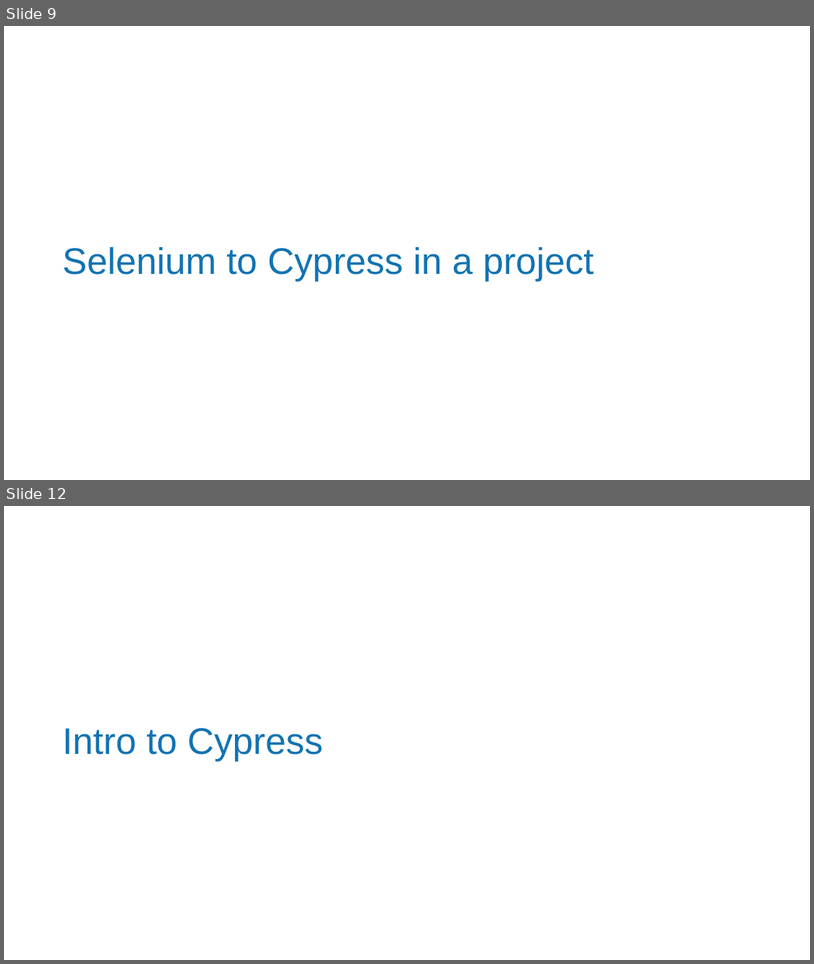
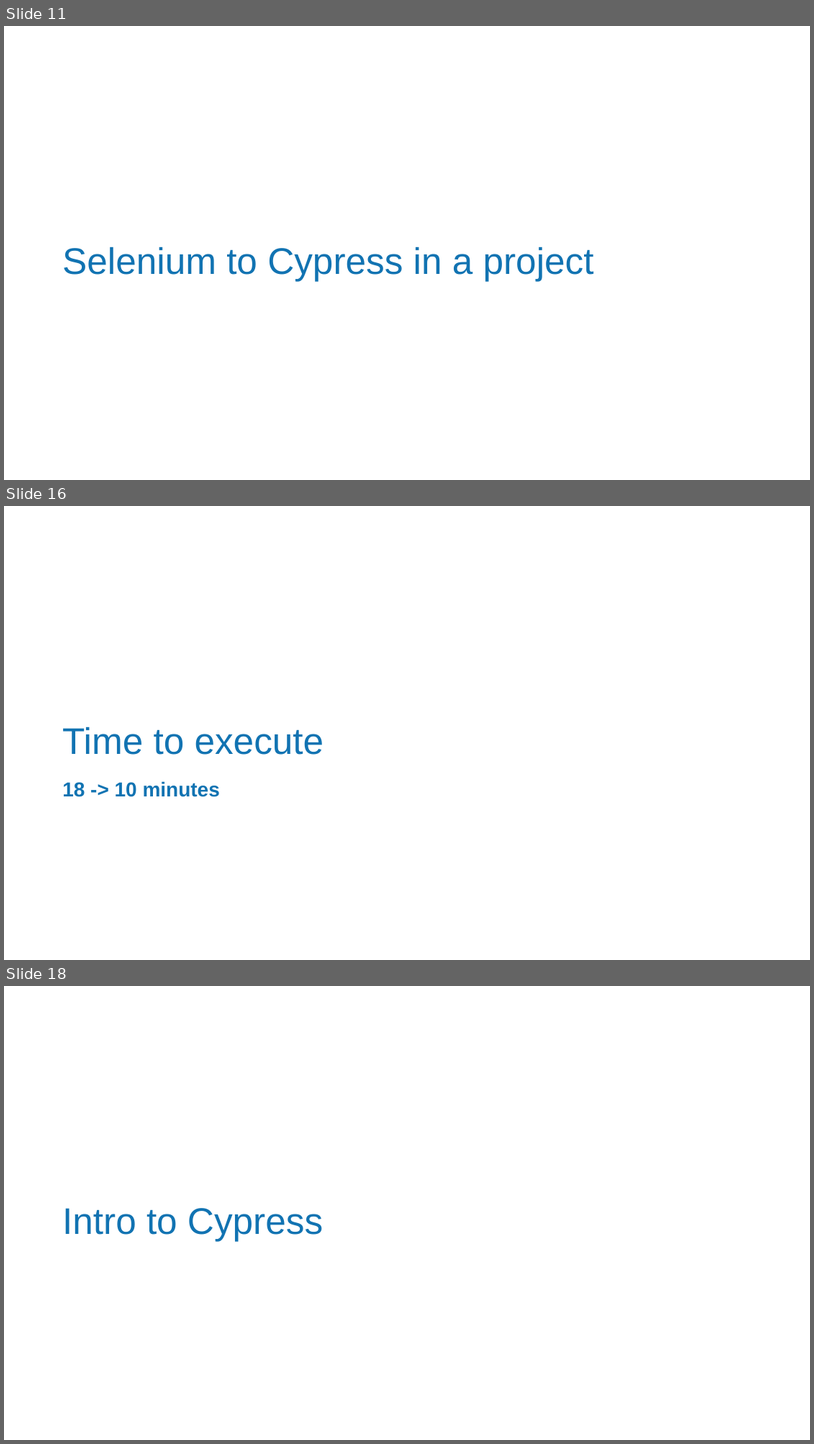
Before and after one commit to MatthewYKnowles/atlanta-code-camp-2019, a slide deck: And Now Seleniums Watch is Ended.pptx. Shown one above the other, each under a label of ours: slides 9 and 12 before the commit, slides 11, 16 and 18 after it; the slides between them are not shown. The pictures are 814x964 and 814x1444 pixels, drawn with LibreOffice and Linux fonts; fonts in the diff are those of the drawing; background and template pictures are left out. Boxes give left, top, right and bottom in pixels: in the first picture for what was removed or moved away, otherwise in the second. Text is boxed around its words. In the diff, an @@ line names an element or a change of style, - is before the commit and + after.

```diff
--- a/And Now Seleniums Watch is Ended.pptx
+++ b/And Now Seleniums Watch is Ended.pptx
@@ slide 16 added at [4,506,810,960], background picture (left out) @@
@@ title added at [62,726,324,754], 44 pt, text #1173B2 @@
+Time to execute
@@ text added at [62,781,220,797], 24 pt, text #1173B2, bold @@
+18 -> 10 minutes
@@ what was slide 9 is now slide 11 @@
@@ what was slide 12 is now slide 18 @@
```
Also in this commit, not shown: 3 slides changed, 11 other slides added, 5 slides removed.
